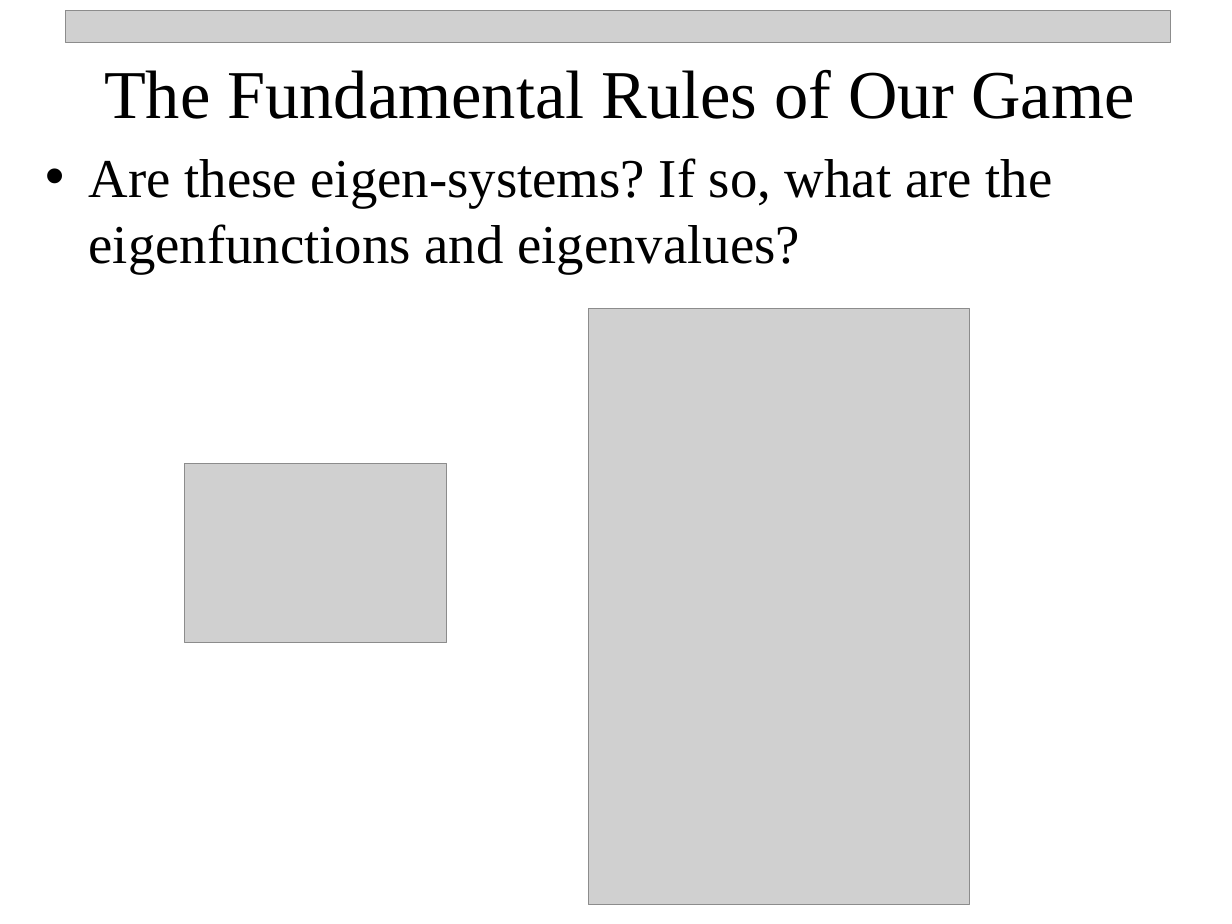
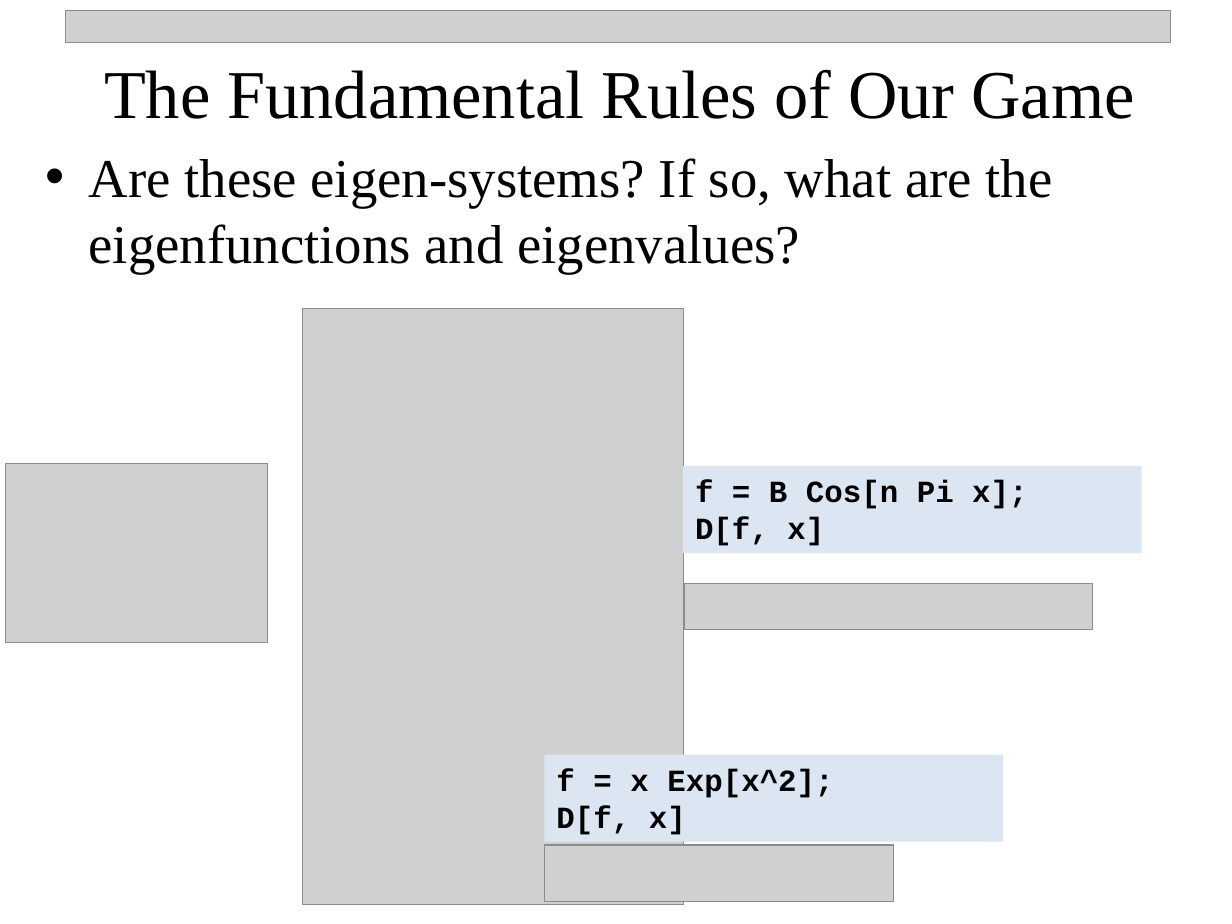
Before and after one commit to npetraco/CHE302, a slide deck: slide 7 of Notes/4_postulates.pptx. Drawn at 1232x924 pixels with LibreOffice and Linux fonts; fonts in the diff are those of the drawing; grey boxes stand for pictures. Boxes give left, top, right and bottom in pixels: in the first picture for what was removed or moved away, otherwise in the second. Text is boxed around its words. In the diff, an @@ line names an element or a change of style, - is before the commit and + after.

```diff
--- a/Notes/4_postulates.pptx
+++ b/Notes/4_postulates.pptx
@@ picture moved from (x1=588, y1=308, x2=968, y2=904) to (x1=303, y1=308, x2=684, y2=904) @@
@@ picture moved from (x1=185, y1=463, x2=446, y2=643) to (x1=5, y1=463, x2=266, y2=643) @@
@@ rectangle added at (x1=683, y1=466, x2=1141, y2=553), fill #DCE6F2, 18 pt, text #000000, bold @@
+f = B Cos[n Pi x];
+D[f, x]
@@ picture added at (x1=684, y1=584, x2=1093, y2=631) @@
@@ rectangle added at (x1=545, y1=755, x2=1003, y2=843), fill #DCE6F2, 18 pt, text #000000, bold @@
+f = x Exp[x^2];
+D[f, x]
@@ picture added at (x1=545, y1=845, x2=893, y2=902) @@
```
Also in this commit, not shown: 2 other slides changed, 2 slides added, 1 slide removed, 2 other files.
